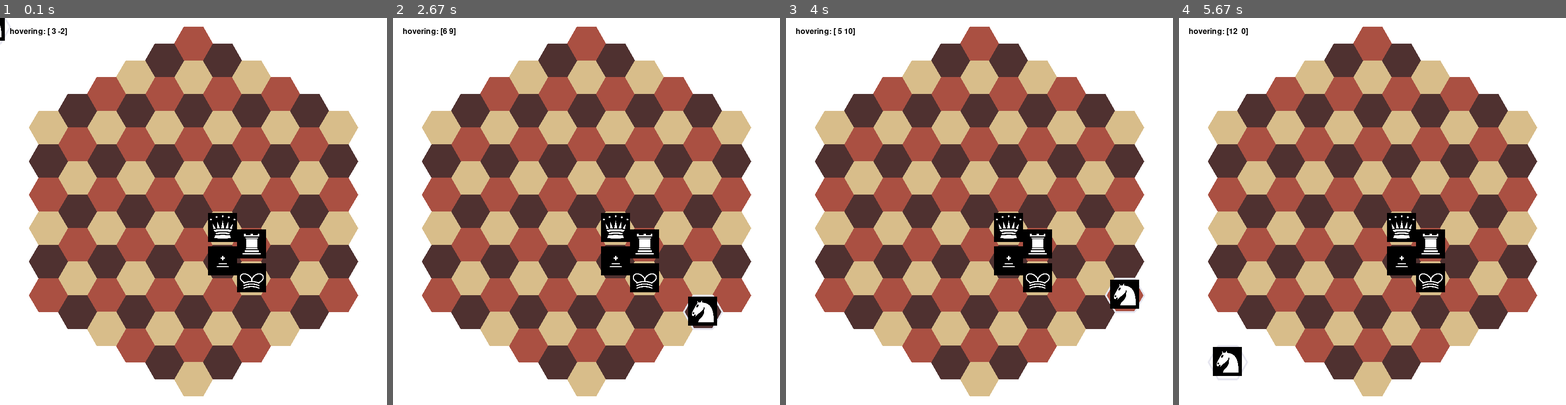
Above: before the commit, frames 1-4 (left to right).
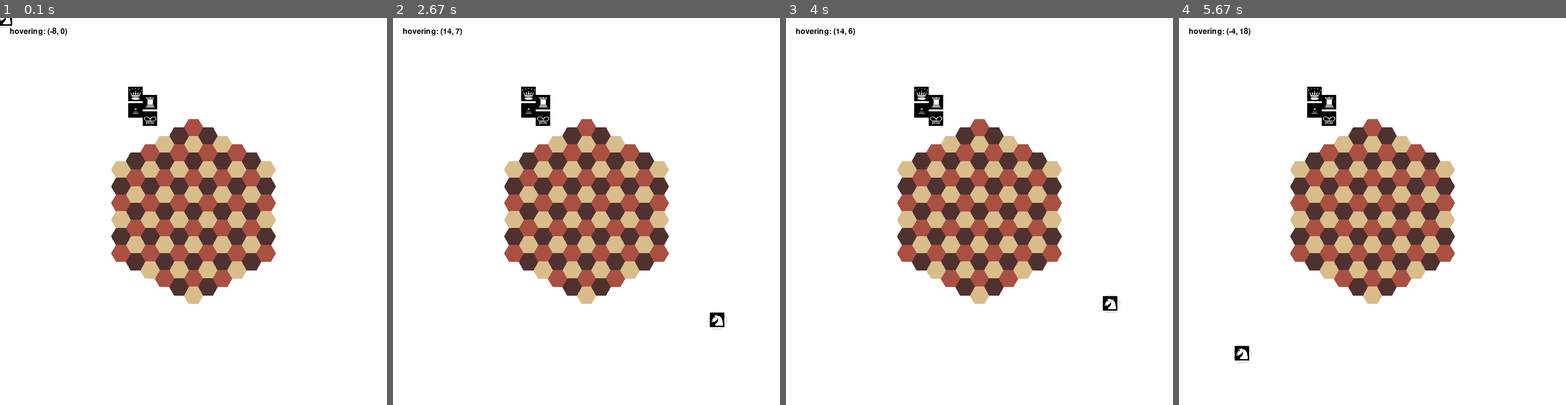
Above: after the commit, the same moments.

Repository: stefan-png/hackedbeta22
Game: pygame game, started from pygametest.py
Two runs of this game, one before a commit and one after it. Both use one fixed random seed, a clock stepped at 60 frames per second and the inputs below.
Inputs (mouse positions are in pixels of both pictures, inside the frame that each line leads up to):
- Up to frame 1 (0.1 s): no input
- Up to frame 2 (2.67 s): click (710, 199) at 0.38 s; click (625, 296) at 0.72 s; click (729, 346) at 1.05 s; click (493, 134) at 1.38 s; click (586, 257) at 1.72 s; click (532, 130) at 2.05 s; click (721, 312) at 2.38 s
- Up to frame 3 (4 s): click (855, 250) at 2.72 s; click (867, 137) at 3.05 s; click (886, 281) at 3.38 s; click (1118, 300) at 3.72 s
- Up to frame 4 (5.67 s): click (1256, 354) at 4.05 s; click (1252, 234) at 4.38 s; click (1395, 319) at 4.72 s; click (1442, 339) at 5.05 s; click (1237, 346) at 5.38 s

The runs differ from the first frame. In frame 1, 55% of the frame differs, in the area x 0-93%, y 0-98%; in frame 2, 55%; in frame 3, 55%; in frame 4, 55%, in the area x 7-93%, y 2-98%.

Commit message:
changed origin of points

Diff:
--- a/pygametest.py
+++ b/pygametest.py
@@ -17,7 +17,7 @@
 while True:
 
     # state
-    scale = 40
+    scale = 20
 
     # draw background
     surface.fill((255, 255, 255, 255))
@@ -25,22 +25,24 @@
 
     mousepos = pygame.mouse.get_pos()
 
-    axialpos = axial.axial_round(axial.screen_to_axial(numpy.subtract(mousepos, origin), scale))
-    pos = numpy.add(axial.axial_to_screen(axialpos, scale), origin)
+    peter_offset = ( (screen_width-15*scale)/2, (screen_height-15*math.sqrt(3)*scale)/2 )
+
+    axialpos = axial.axial_round(axial.screen_to_axial(numpy.subtract(mousepos, peter_offset), scale))
+    pos = numpy.add(axial.axial_to_screen(axialpos, scale), peter_offset)
     g.draw_hex(surface, pos, scale, (230, 230, 240), 4)
     pygame.draw.circle(surface, (255, 255, 255), pos, scale/3)
     g.draw_piece(surface, spritesheet, pos, scale, "knight", "white")
-    g.draw_piece(surface, spritesheet, numpy.add(axial.axial_to_screen((1, 0), scale), origin), scale, "queen", "white")
-    g.draw_piece(surface, spritesheet, numpy.add(axial.axial_to_screen((2, 0), scale), origin), scale, "rook", "white")
-    g.draw_piece(surface, spritesheet, numpy.add(axial.axial_to_screen((1, 1), scale), origin), scale, "bishop", "black")
-    g.draw_piece(surface, spritesheet, numpy.add(axial.axial_to_screen((2, 1), scale), origin), scale, "king", "black")
+    g.draw_piece(surface, spritesheet, numpy.add(axial.axial_to_screen((1, 0), scale), peter_offset), scale, "queen", "white")
+    g.draw_piece(surface, spritesheet, numpy.add(axial.axial_to_screen((2, 0), scale), peter_offset), scale, "rook", "white")
+    g.draw_piece(surface, spritesheet, numpy.add(axial.axial_to_screen((1, 1), scale), peter_offset), scale, "bishop", "black")
+    g.draw_piece(surface, spritesheet, numpy.add(axial.axial_to_screen((2, 1), scale), peter_offset), scale, "king", "black")
 
     for event in pygame.event.get():
         if event.type == pygame.QUIT: sys.exit()
         # if event.type == pygame.MOUSEBUTTONDOWN:
 
 
-    img = font.render("hovering: " + str(numpy.add((axialpos[1], axialpos[0]), (5, 5))), True, (1,1,1))
+    img = font.render("hovering: " + str(axialpos), True, (1,1,1))
     surface.blit(img, (20, 20))
 
 
